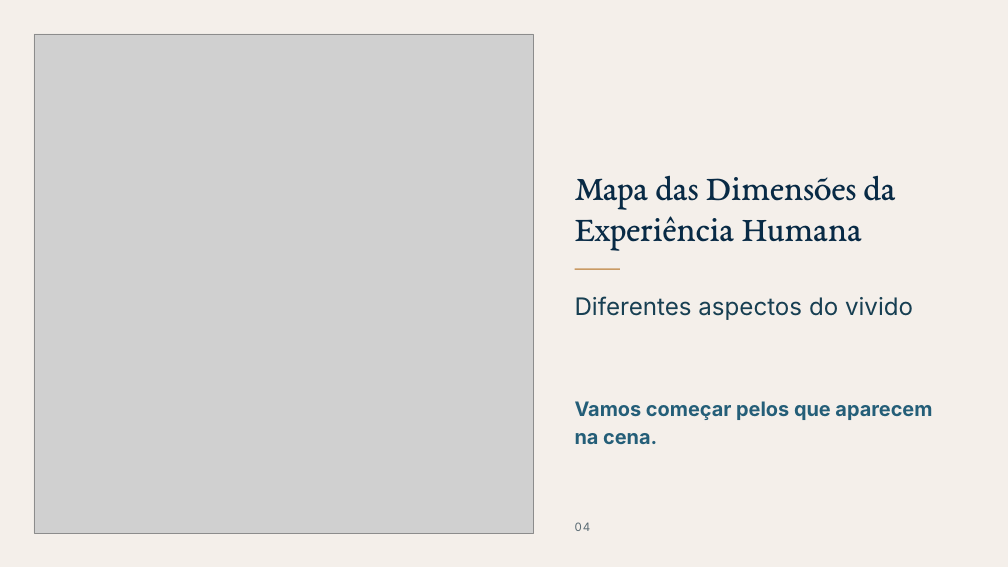
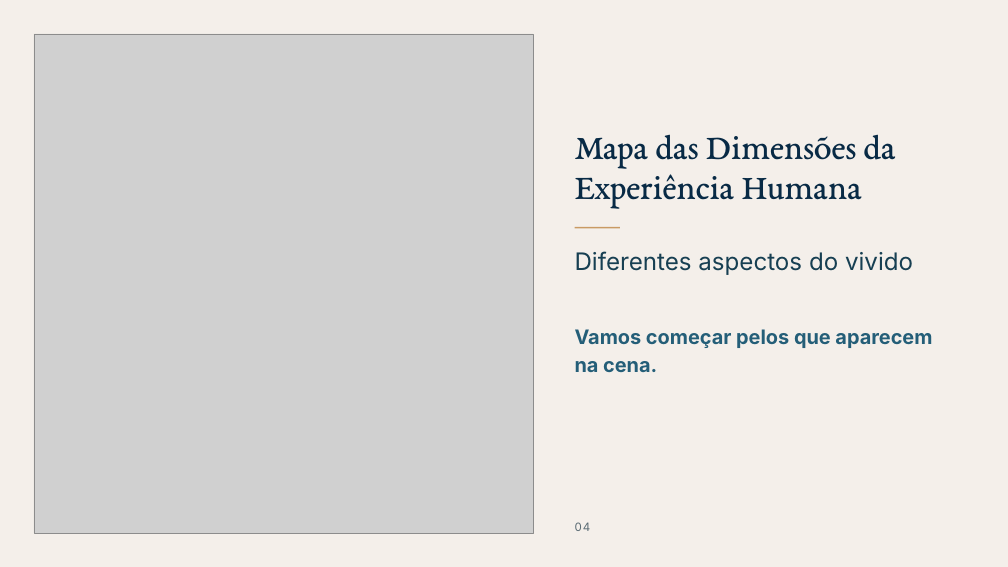
Before and after one commit to fabianodeliberalli/base-cognitiva-vault, a slide deck: slide 4 of 70 - Produções/Cursos/Curso - Nome Provisório/Materiais/Módulo 0/TSH · M0.2 · Como usar os materiais - padronizado.pptx. Drawn at 1008x567 pixels with LibreOffice and Linux fonts; fonts in the diff are those of the drawing; grey boxes stand for pictures. Boxes give left, top, right and bottom in pixels: in the first picture for what was removed or moved away, otherwise in the second. Text is boxed around its words. In the diff, an @@ line names an element or a change of style, - is before the commit and + after.

```diff
--- a/70 - Produções/Cursos/Curso - Nome Provisório/Materiais/Módulo 0/TSH · M0.2 · Como usar os materiais - padronizado.pptx
+++ b/70 - Produções/Cursos/Curso - Nome Provisório/Materiais/Módulo 0/TSH · M0.2 · Como usar os materiais - padronizado.pptx
@@ text "Mapa das Dimensões da Experiência ...": place and size @@
-text "Mapa das Dimensões da Experiência ..." at bbox=[575, 175, 896, 251]
+text "Mapa das Dimensões da Experiência ..." at bbox=[575, 134, 896, 209]
@@ rectangle: place and size @@
-rectangle at bbox=[575, 268, 620, 270]
+rectangle at bbox=[575, 227, 620, 228]
@@ text "Diferentes aspectos do vivido": place and size @@
-text "Diferentes aspectos do vivido" at bbox=[575, 296, 913, 320]
+text "Diferentes aspectos do vivido" at bbox=[575, 251, 913, 275]
@@ text "Vamos começar pelos que aparecem ...": place and size @@
-text "Vamos começar pelos que aparecem ..." at bbox=[575, 401, 932, 444]
+text "Vamos começar pelos que aparecem ..." at bbox=[575, 329, 932, 372]
```
Also in this commit, not shown: 14 other slides changed, 27 other files.
